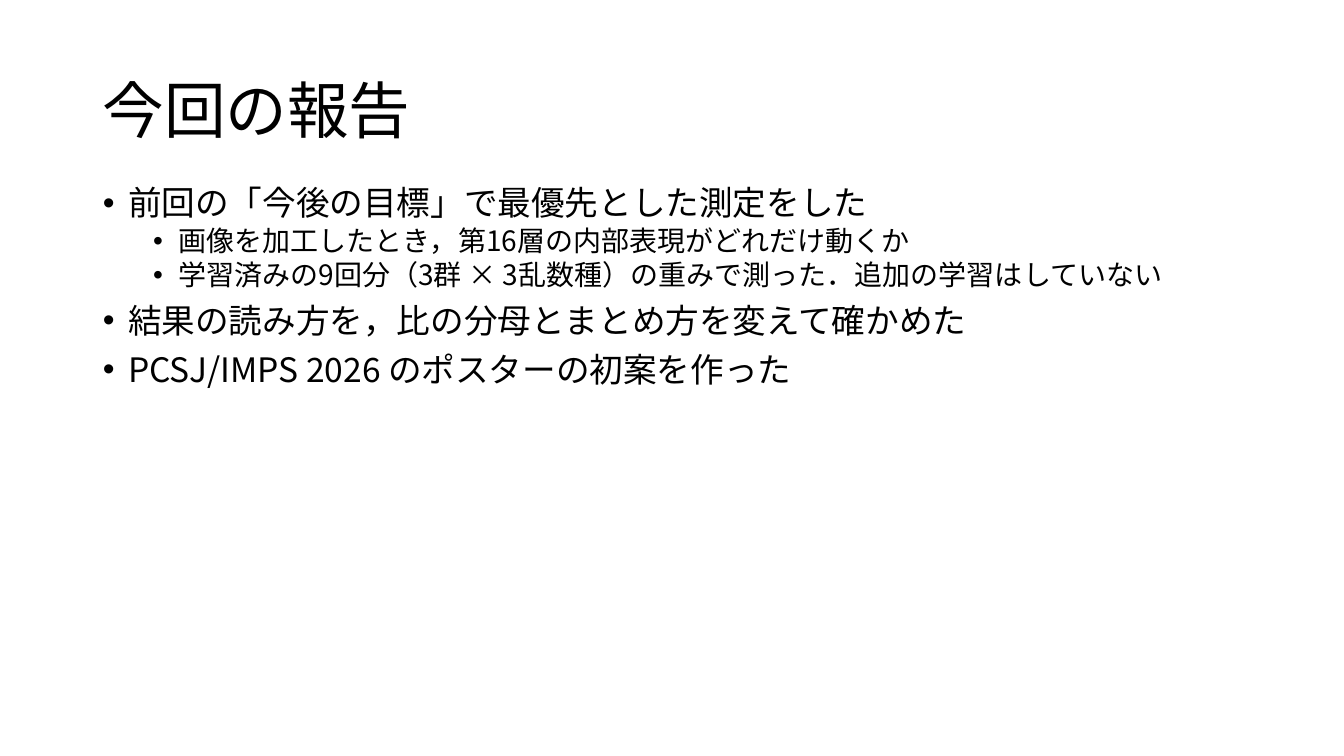
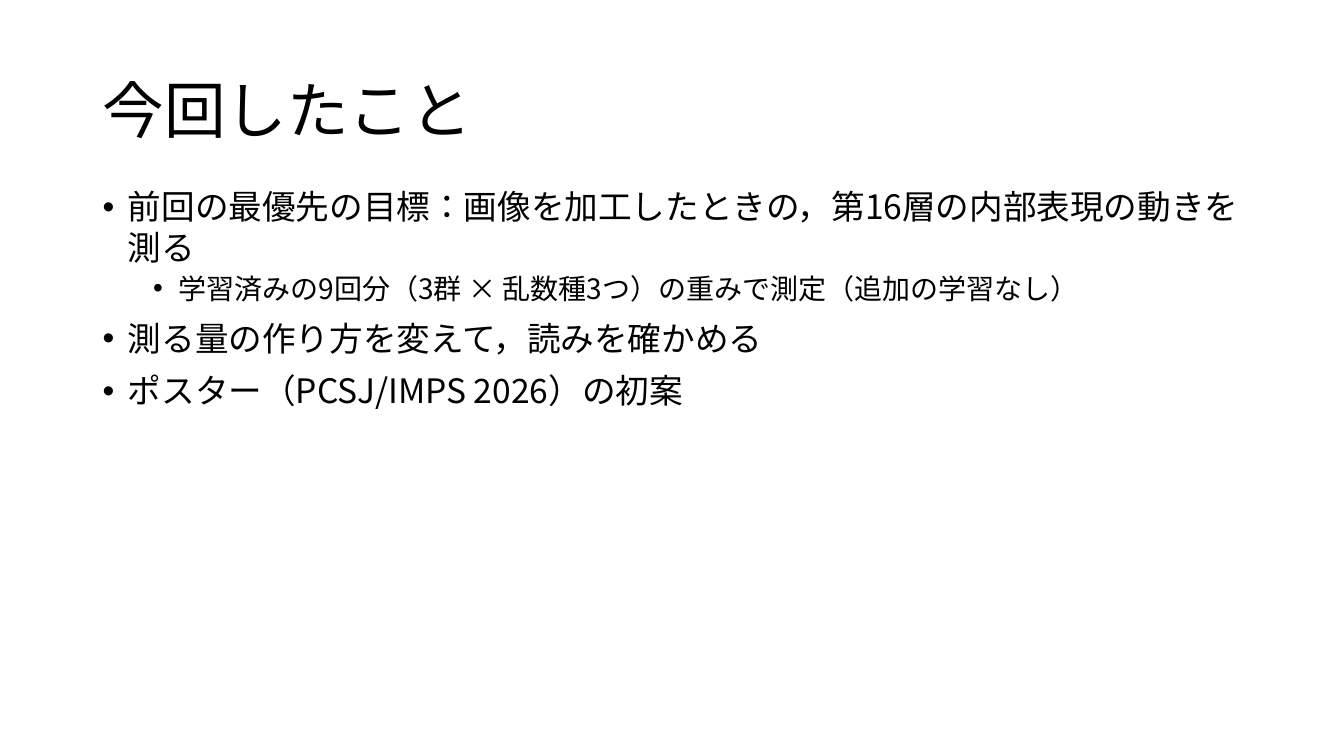
Before and after one commit to tomoking2004/cotar, a slide deck: slide 3 of presentations/20261030_進捗報告.pptx (slide 2 before the commit). Drawn at 1344x756 pixels with LibreOffice and Linux fonts; fonts in the diff are those of the drawing. Boxes give left, top, right and bottom in pixels: in the first picture for what was removed or moved away, otherwise in the second. Text is boxed around its words. In the diff, an @@ line names an element or a change of style, - is before the commit and + after.

```diff
--- a/presentations/20261030_進捗報告.pptx
+++ b/presentations/20261030_進捗報告.pptx
@@ title at bbox=[102, 81, 472, 138]: text changed @@
-今回の報告
+今回したこと
@@ text removed at bbox=[128, 186, 1163, 388] @@
-• 前回の「今後の目標」で最優先とした測定をした
-  • 画像を加工したとき，第16層の内部表現がどれだけ動くか
-  • 学習済みの9回分（3群 × 3乱数種）の重みで測った．追加の学習はしていない
-• 結果の読み方を，比の分母とまとめ方を変えて確かめた
-• PCSJ/IMPS 2026 のポスターの初案を作った
@@ text added at bbox=[128, 190, 1239, 409], 24 pt, text #000000 @@
+• 前回の最優先の目標：画像を加工したときの，第16層の内部表現の動きを測る
+  • 学習済みの9回分（3群 × 乱数種3つ）の重みで測定（追加の学習なし）
+• 測る量の作り方を変えて，読みを確かめる
+• ポスター（PCSJ/IMPS 2026）の初案
```
Also in this commit, not shown: 16 other slides changed, 3 slides added, 1 slide removed, 1 other file.
